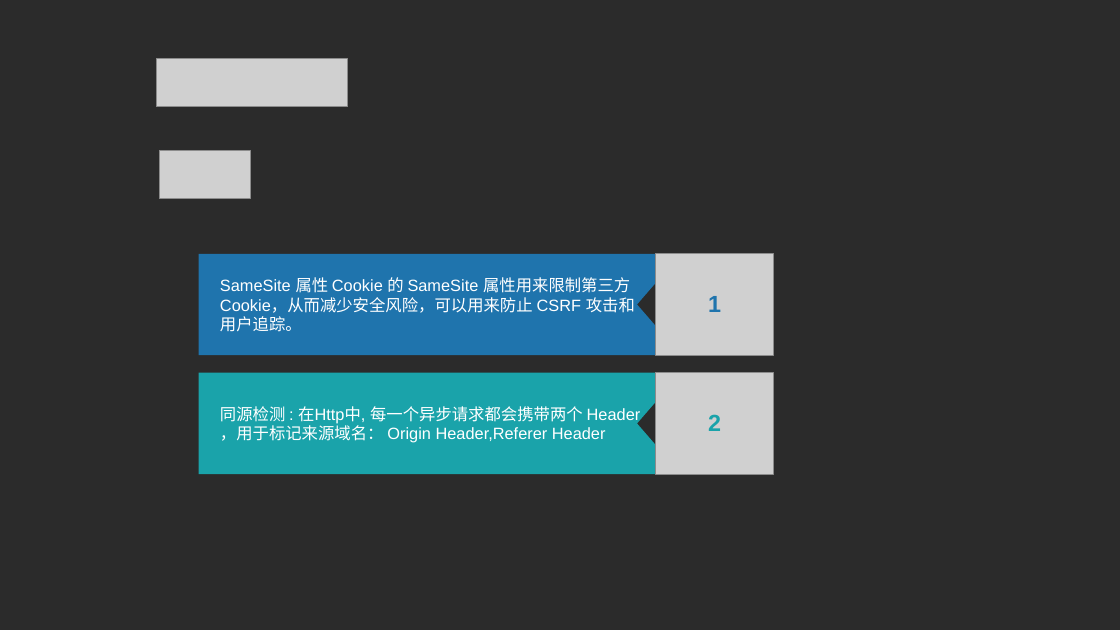
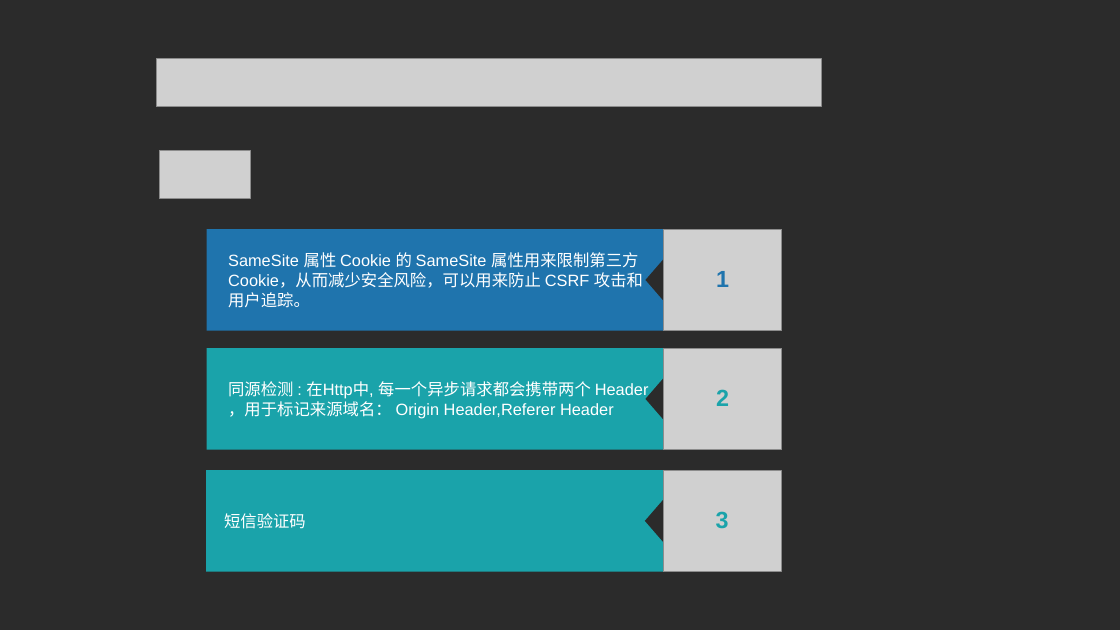
Before and after one commit to bigfairy-Jing/share-network-security, a slide deck: slide 9 of WebSecurity.ppt. Drawn at 1120x630 pixels with LibreOffice and Linux fonts; fonts in the diff are those of the drawing; grey boxes stand for pictures; background and template pictures are left out; a plain dark background stands for a picture behind light text. Boxes give left, top, right and bottom in pixels: in the first picture for what was removed or moved away, otherwise in the second. Text is boxed around its words. In the diff, an @@ line names an element or a change of style, - is before the commit and + after.

```diff
--- a/WebSecurity.ppt
+++ b/WebSecurity.ppt
@@ picture: place and size @@
-picture at bbox=[156, 59, 348, 107]
+picture at bbox=[156, 59, 820, 107]
@@ picture: place and size @@
-picture at bbox=[656, 254, 773, 355]
+picture at bbox=[663, 229, 781, 331]
@@ 4 texts, 2 freeform shapes: place and size @@
-4 texts, 2 freeform shapes at bbox=[198, 254, 721, 474]
+4 texts, 2 freeform shapes at bbox=[207, 229, 729, 450]
@@ picture: place and size @@
-picture at bbox=[656, 373, 773, 474]
+picture at bbox=[663, 348, 781, 450]
@@ freeform shape added at bbox=[206, 470, 688, 572], fill #1AA3AA @@
@@ picture added at bbox=[663, 470, 781, 572] @@
@@ text added at bbox=[224, 513, 306, 529], 14 pt, text #FFFFFF @@
+短信验证码
@@ text added at bbox=[716, 511, 729, 529], 20 pt, text #1AA3AA, bold @@
+3
```
Also in this commit, not shown: 1 other slide changed, 1 slide added, 1 slide removed, 11 other files.
